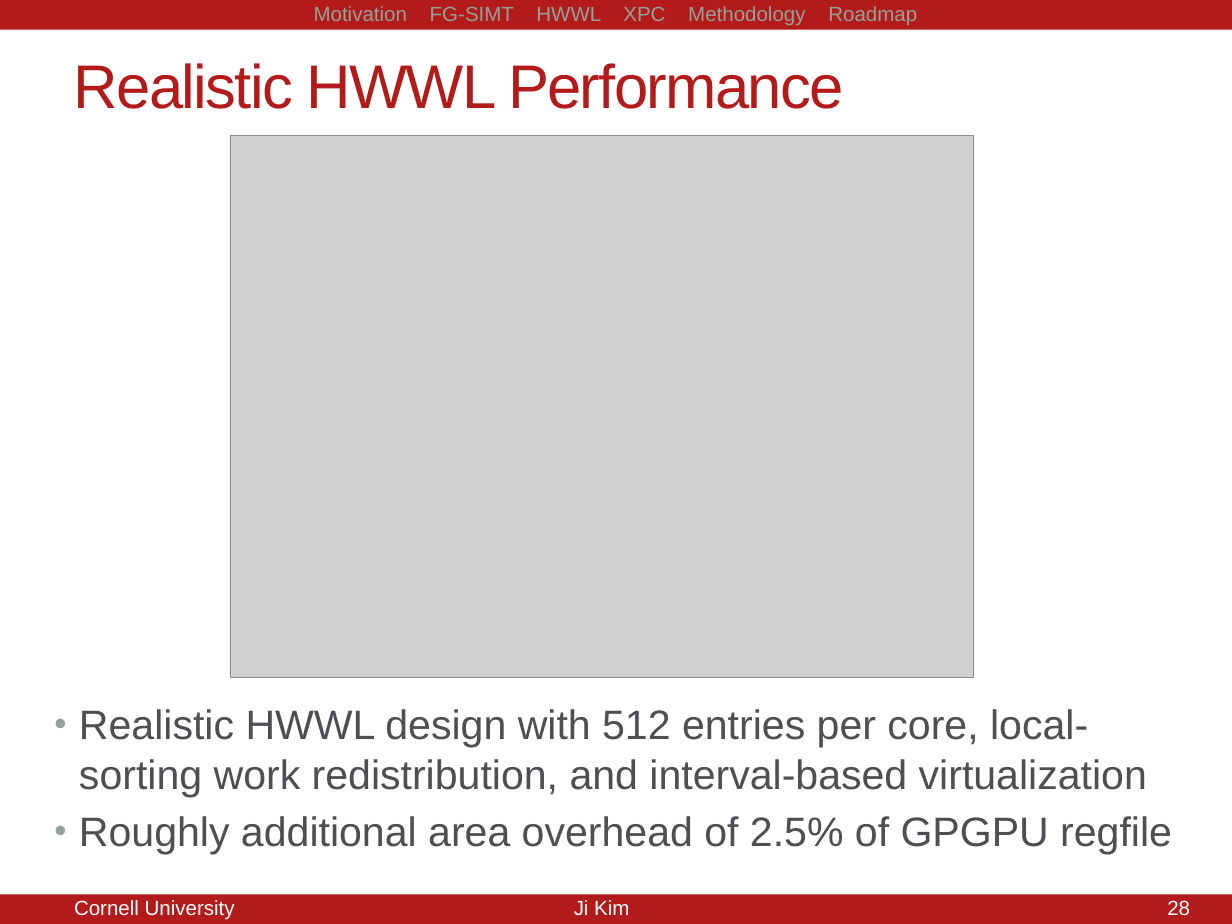
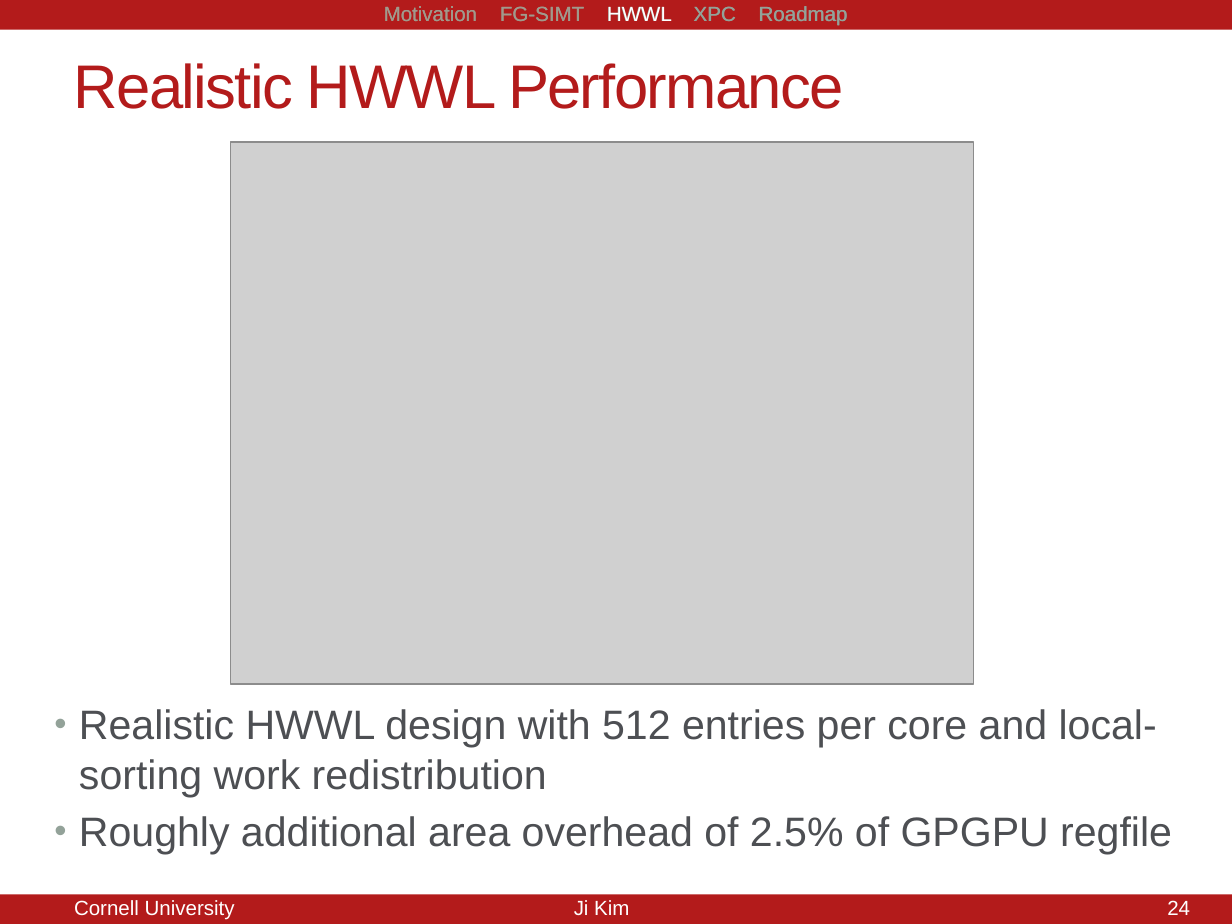
Before and after one commit to jyk46/presentation-csl-aexam, a slide deck: slide 24 of a-exam-10082014.pptx (slide 28 before the commit). Drawn at 1232x924 pixels with LibreOffice and Linux fonts; fonts in the diff are those of the drawing; grey boxes stand for pictures. Boxes give left, top, right and bottom in pixels: in the first picture for what was removed or moved away, otherwise in the second. Text is boxed around its words. In the diff, an @@ line names an element or a change of style, - is before the commit and + after.

```diff
--- a/a-exam-10082014.pptx
+++ b/a-exam-10082014.pptx
@@ text at <box>384,6,847,26</box>: text changed @@
-Motivation FG-SIMT HWWL XPC Methodology Roadmap
+Motivation FG-SIMT HWWL XPC Roadmap
@@ picture: place and size @@
-picture at <box>230,136,973,678</box>
+picture at <box>230,142,973,684</box>
@@ text at <box>79,709,1157,797</box>: text changed @@
-• Realistic HWWL design with 512 entries per core, local-sorting work redistribution, and interval-based virtualization
+• Realistic HWWL design with 512 entries per core and local-sorting work redistribution
@@ page number at <box>1139,900,1190,915</box>: text changed @@
-28/21
+24/21
@@ page number at <box>1167,900,1190,915</box>: text changed @@
-28
+24
```
Also in this commit, not shown: 51 other slides changed, 6 slides added, 2 slides removed, 2 other files.
